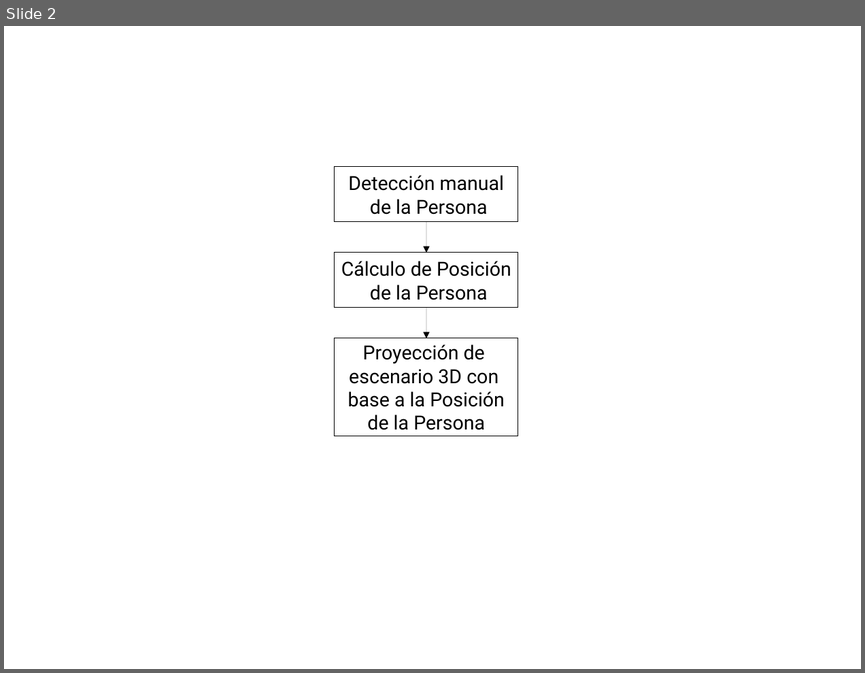
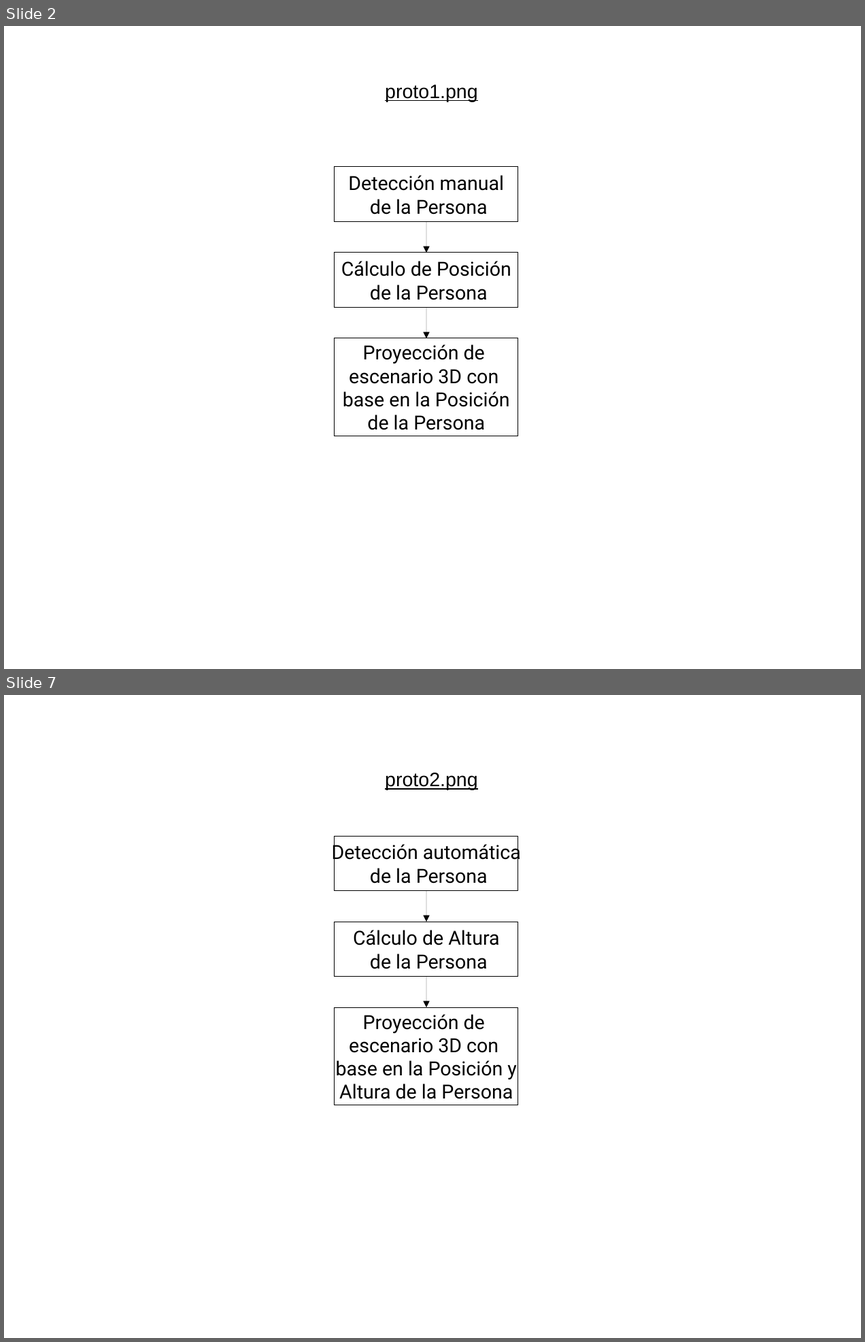
Before and after one commit to yadyguitar/Tesis, a slide deck: documentación/tesis/Diagramas.odp. Shown one above the other, each under a label of ours: slide 2 before the commit, slides 2 and 7 after it; the slides between them are not shown. The pictures are 865x673 and 865x1342 pixels, drawn with LibreOffice and Linux fonts; fonts in the diff are those of the drawing. Boxes give left, top, right and bottom in pixels: in the first picture for what was removed or moved away, otherwise in the second. Text is boxed around its words. In the diff, an @@ line names an element or a change of style, - is before the commit and + after.

```diff
--- a/documentación/tesis/Diagramas.odp
+++ b/documentación/tesis/Diagramas.odp
@@ slide 7 added at <box>4,695,861,1338</box>, background #FFFFFF @@
@@ text added at <box>385,773,478,790</box>, 18 pt, text #000000, underline @@
+proto2.png
@@ rectangle added at <box>334,836,518,891</box>, fill #FFFFFF, outline #000000 0 pt, 18 pt, text #000000 @@
+Detección automática
+de la Persona
@@ arrow added from (426, 891) to (426, 921), #000000 0 pt @@
@@ rectangle added at <box>334,921,518,977</box>, fill #FFFFFF, outline #000000 0 pt, 18 pt, text #000000 @@
+Cálculo de Altura
+de la Persona
@@ arrow added from (426, 977) to (426, 1008), #000000 0 pt @@
@@ rectangle added at <box>334,1008,518,1106</box>, fill #FFFFFF, outline #000000 0 pt, 18 pt, text #000000 @@
+Proyección de
+escenario 3D con
+base en la Posición y
+Altura de la Persona
@@ slide 2 changed as well @@
@@ text added at <box>385,84,478,101</box>, 18 pt, text #000000, underline @@
+proto1.png
@@ text in rectangle at <box>343,391,510,407</box>: text changed @@
-base a la Posición
+base en la Posición
```
Also in this commit, not shown: 1 other slide changed, 4 other slides added, 1 slide removed, 11 other files.
